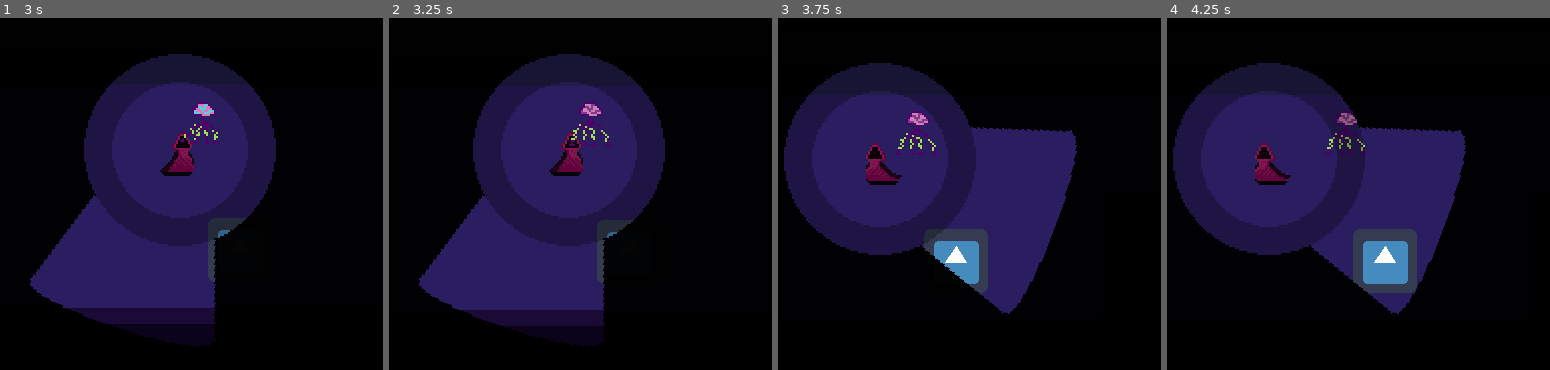
Above: before the commit, frames 1-4 (left to right).
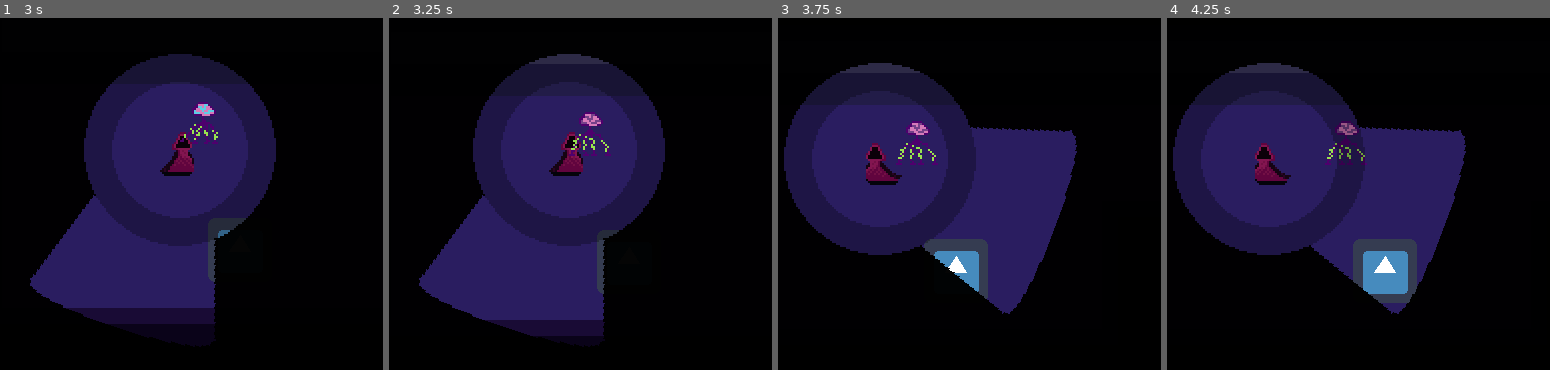
Above: after the commit, the same moments.

Repository: K4zkis/Godot-WildJam-50
Game: Godot game, scene res://World.tscn
The game is run twice, just before and just after one commit, with the same random seed, the same clock (stepped at 60 frames per second) and the same inputs. The engine's default icon, where the game draws it, is replaced by a stand-in: a white triangle on a blue panel in a dark square.
Inputs (mouse positions are in pixels of both pictures, inside the frame that each line leads up to):
- Up to frame 1 (3 s): tap Enter at 0.5 s; move the mouse to (291, 162) at 0.52 s; hold Right (ui_right) 0.53-1.28 s; move the mouse to (57, 204) at 1.27 s; hold Down (ui_down) 1.28-2.03 s; move the mouse to (225, 91) at 2.02 s; hold Right (ui_right) 2.03-2.78 s; move the mouse to (141, 267) at 2.77 s; hold Up (ui_up) from 2.78 s (still down)
- Up to frame 2 (3.25 s): keep holding Up (ui_up)
- Up to frame 3 (3.75 s): move the mouse to (1115, 246) at 3.52 s; release Up (ui_up) at 3.53 s; hold Left (ui_left) from 3.53 s (still down)
- Up to frame 4 (4.25 s): keep holding Left (ui_left)

Frame 1 is identical in both runs. In frame 2, 2.4% of the frame differs, in the area x 18-60%, y 23-91%; in frame 3, 1.7%; in frame 4, 2.3%.

Commit message:
tweaking the knockback effect

Diff:
--- a/Rogue-Ritual/Player.gd
+++ b/Rogue-Ritual/Player.gd
@@ -1,14 +1,22 @@
 extends KinematicBody2D
 
 export (int) var MAX_SPEED = 80
-export (int) var KNOCKBACK_SPEED =500
+export (int) var KNOCKBACK_SPEED =400
 export (int) var ACCELERATION = 20
-export (int) var FRICTION = 20
+export (int) var FRICTION = 50
 export (int) var HOLD_SPEED = 40
 export (bool) var HOLDING_ITEM = false
 export (bool) var STUN_ACTIVE = false
+export (float) var STUN_TIME = 0.7
+var velocity = Vector2()
+var counter = 0
 
-var velocity = Vector2()
+onready var timer = get_parent().get_node("Timer")
+
+func _ready():
+	timer.set_one_shot(STUN_TIME)
+
+
 
 func get_input():
 	velocity = Vector2()
@@ -23,7 +31,7 @@
 	if Input.is_action_pressed("ui_up"):
 		velocity.y -= 1
 
-func _physics_process(_delta):
+func _physics_process(delta):
 
 	if STUN_ACTIVE == false:
 		get_input()
@@ -34,7 +42,7 @@
 	else:
 		var knockback_direction = Vector2()
 		knockback_direction = (self.global_transform.origin - get_parent().get_node("Boss").global_transform.origin).normalized()
-		apply_knockback(knockback_direction)
+		apply_knockback(knockback_direction,delta)
 
 
 	if velocity == Vector2(0,0):
@@ -48,23 +56,52 @@
 	for index in get_slide_count():
 		var collision = get_slide_collision(index)
 		if collision.collider.name.begins_with("Boss"):
-			print ("collided with", collision.collider.name)
+			print ("collided with ", collision.collider.name)
 			STUN_ACTIVE = true
 
 
 
-func apply_knockback(direction):
-	#this doesn't wirk yet
-	#velocity = move_toward(KNOCKBACK_SPEED,0,FRICTION)*direction*-1
-		#if velocity.x*velocity.y == 0:
-			#STUN_ACTIVE=false
-	pass
+func apply_knockback(direction,delta):
+	#this doesn't work yet
+	if counter == 0:
+		timer.start()
+		print ("Timer is started")
+	else:
+		#change the speed with each frame "delta" through decrease_speed_bezier() function
+		velocity = decrease_speed_bezier(delta,direction,counter)
+	counter +=1
+
+
 func apply_frozen_ground():
 	#friction
 	pass
+
+
 func apply_damage():
 	# apply damage in case of
 	# interaction with boss
 	# contact with the wall at certain speed
 	# contact with spider attack
 	pass
+
+func decrease_speed_bezier(delta,direction,counter):
+	#this is in progress
+	var new_speed=KNOCKBACK_SPEED/counter
+	var remaining = timer.get_time_left()
+	#the max time we have is STUN_TIME
+	if remaining < STUN_TIME and remaining > 0.5*STUN_TIME:
+		#first part decreses linear
+		pass
+	if remaining < 0.5*STUN_TIME and remaining > 0.2*STUN_TIME:
+		pass
+	else:
+		#last part is linearly interpolated
+		pass
+	#new_speed = move_toward(new_speed,0,0.8)
+	return direction*new_speed
+
+
+func Timer_timeout():
+	STUN_ACTIVE=false
+	counter = 0
+	print (" Stun is deactivated and counter reset")
--- a/Rogue-Ritual/Player.tscn
+++ b/Rogue-Ritual/Player.tscn
@@ -8,7 +8,7 @@
 [ext_resource path="res://Raven_Shadow.gd" type="Script" id=7]
 
 [sub_resource type="RectangleShape2D" id=1]
-extents = Vector2( 8, 9 )
+extents = Vector2( 8, 4 )
 
 [sub_resource type="SpriteFrames" id=2]
 animations = [ {
